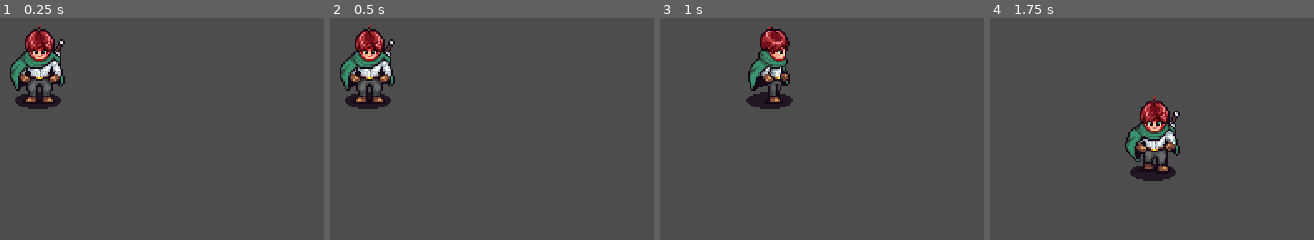
Above: before the commit, frames 1-4 (left to right).
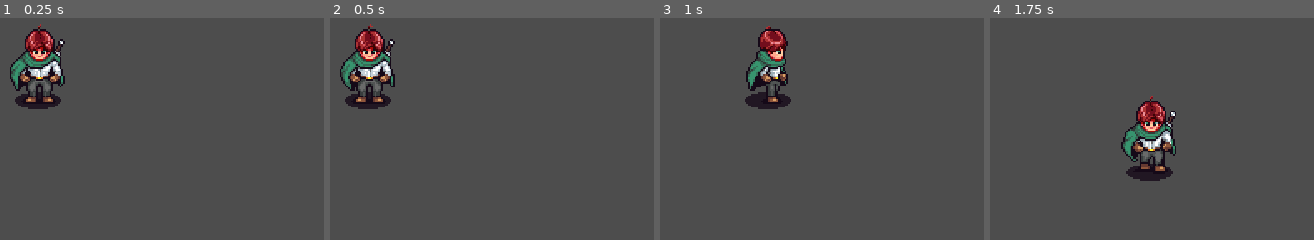
Above: after the commit, the same moments.

Repository: MindlessMuse666/action-rpg-game
Game: Godot game, scene res://assets/scenes/levels/playground.tscn
The game is run twice, just before and just after one commit, with the same random seed, the same clock (stepped at 60 frames per second) and the same inputs.
Inputs:
- Up to frame 1 (0.25 s): no input
- Up to frame 2 (0.5 s): no input
- Up to frame 3 (1 s): tap Enter at 0.5 s; hold Right (right) from 0.53 s (still down)
- Up to frame 4 (1.75 s): release Right (right) at 1.28 s; hold Down (down) from 1.28 s (still down)

Frame 1 is identical in both runs. In frame 2, 0.2% of the frame differs, in the area x 3-21%, y 3-33%; in frame 3, 1.9%; in frame 4, 3.3%, in the area x 40-59%, y 35-74%.

Commit message:
feat, refactor, documentation
1. Создан класс `PlayerStateMachine`, основанный на паттерне 'State Machine', который будет отвечать за динамическую смену состояния игрока.
2. Создан класс-родитель для состояний игрока.
3. Создан дочерний класс состояния игрока 'idle'.
4. Создан дочерний класс состояния игрока 'walk'.
5. Теперь при бездействии и передвижении персонажа его анимации отображаются корректно и динамично.
6. Создан класс `GlobalConstants`, который будет ответственен за хранение констант (названия сцен, анимации, предметов, врагов и т.д.).
7. Проведён рефакторинг иерархии папок и объектов в папке 'res://'.
8. Начато ведение документации классов и их методов на русском и английском языках.
---
1. Created a `PlayerStateMachine` class based on the ‘State Machine’ pattern, which will be responsible for dynamically changing the player's state.
2. Created a parent class for player states.
3. Created a child class of player state ‘idle’.
4. Created child class of player state ‘walk’.
5. Now when a character is idle and moving, its animations are displayed correctly and dynamically.
6. Created `GlobalConstants` class, which will be responsible for storing constants (scene names, animations, items, enemies, etc).
7. Refactoring of the hierarchy of folders and objects in the ‘res://’ folder.
8. Started maintaining documentation of classes and their methods in Russian and English.

Diff:
--- a/entities/player/player.tscn
+++ b/entities/player/player.tscn
@@ -1,7 +1,10 @@
-[gd_scene load_steps=12 format=3 uid="uid://cwl5fkbklar7o"]
+[gd_scene load_steps=15 format=3 uid="uid://cwl5fkbklar7o"]
 
 [ext_resource type="Script" path="res://scripts/player/player.gd" id="1_6k2rm"]
 [ext_resource type="Texture2D" uid="uid://bpu7ksvkriyr8" path="res://assets/sprites/player/ExamplePlayerSprite.png" id="1_14w5e"]
+[ext_resource type="Script" path="res://scripts/player/player_state/player_state_machine.gd" id="3_b7t58"]
+[ext_resource type="Script" path="res://scripts/player/player_state/player_state_idle.gd" id="4_dqxq5"]
+[ext_resource type="Script" path="res://scripts/player/player_state/player_state_walk.gd" id="5_mjmgl"]
 
 [sub_resource type="CircleShape2D" id="CircleShape2D_rf8ac"]
 
@@ -155,3 +158,12 @@
 libraries = {
 "": SubResource("AnimationLibrary_1cd0u")
 }
+
+[node name="state_machine" type="Node" parent="."]
+script = ExtResource("3_b7t58")
+
+[node name="idle" type="Node" parent="state_machine"]
+script = ExtResource("4_dqxq5")
+
+[node name="walk" type="Node" parent="state_machine"]
+script = ExtResource("5_mjmgl")
--- a/project.godot
+++ b/project.godot
@@ -15,6 +15,10 @@
 config/features=PackedStringArray("4.3", "Forward Plus")
 config/icon="res://icon.svg"
 
+[autoload]
+
+global_constants="*res://scripts/global_scripts/global_constants.gd"
+
 [display]
 
 window/size/viewport_width=480
@@ -30,7 +34,7 @@
 
 [editor_plugins]
 
-enabled=PackedStringArray("res://addons/gdscript_formatter/plugin.cfg")
+enabled=PackedStringArray()
 
 [file_customization]
 
@@ -42,7 +46,8 @@
 "res://entities/": "blue",
 "res://entities/player/": "red",
 "res://scripts/": "green",
-"res://scripts/player/": "red"
+"res://scripts/player/": "red",
+"res://scripts/player/player_state/": "blue"
 }
 
 [input]
--- /dev/null
+++ b/scripts/global_scripts/global_constants.gd
@@ -0,0 +1,9 @@
+""" Static class with global vars (names of scenes, animations, items, enemies, etc). """
+""" Статический класс с глобальными переменными (названия сцен, анимаций, предметов, врагов и т.д.) """
+class_name GlobalConstants extends Node
+
+
+
+""" Animation / Анимации """
+const idle: String = "idle"
+const walk: String = "walk"
--- a/scripts/player/player.gd
+++ b/scripts/player/player.gd
@@ -1,24 +1,24 @@
+""" Class which is responsible for the player's behaviour and reaction to triggers """
+""" Класс, который отвечает за поведение игрока и его реакцию на триггеры """
 class_name Player extends CharacterBody2D
 
 
 
-@export var move_speed: float = 100.0
-
-
 @onready var animation: AnimationPlayer = $animation
 @onready var sprite: Sprite2D = $sprite
-
+@onready var state_machine: PlayerStateMachine = $state_machine
 
 var cardinal_direction: Vector2 = Vector2.DOWN
 var direction: Vector2 = Vector2.ZERO
-var current_state: String = "idle"
 
+
+
+func _ready() -> void:
+	state_machine.initialize(self)
 
 
 func _process(_delta: float) -> void:
 	_move()
-	_update_animation()
-
 
 
 func _physics_process(_delta: float) -> void:
@@ -26,33 +26,15 @@
 
 
 
-func _move() -> void:
-	direction.x = Input.get_action_strength("right") - Input.get_action_strength("left")
-	direction.y = Input.get_action_strength("down") - Input.get_action_strength("up")
-
-	velocity = direction * move_speed
+func update_animation(state: String) -> void:
+	""" Animation update. """
+	""" Обновление анимации. """
+	animation.play(state + "_" + _get_animation_direction())
 
 
-
-func _update_animation() -> void:
-	if _set_state() || _set_direction():
-		animation.play(current_state + "_" + _get_animation_direction())
-
-
-
-func _set_state() -> bool:
-	var new_state: String = "idle" if direction == Vector2.ZERO else "walk"
-
-	if new_state == current_state:
-		return false
-
-	current_state = new_state
-
-	return true
-
-
-
-func _set_direction() -> bool:
+func set_direction() -> bool:
+	""" Function which returns `true` and updates the player's direction if it has changed. """
+	""" Функция, которая возвращает true и обновляет направление игрока, если оно изменилось. """
 	var new_direction: Vector2 = cardinal_direction
 
 	if direction == Vector2.ZERO:
@@ -72,8 +54,16 @@
 	return true
 
 
+func _move() -> void:
+	""" Player movement which is based on an Input System. """
+	""" Передвижение игрока, основанное на Input System. """
+	direction.x = Input.get_action_strength("right") - Input.get_action_strength("left")
+	direction.y = Input.get_action_strength("down") - Input.get_action_strength("up")
+
 
 func _get_animation_direction() -> String:
+	""" Function which returns a string defining the direction for the animation. """
+	""" Функция, возвращающая строку, определяющую направление для анимации. """
 	if cardinal_direction == Vector2.DOWN:
 		return "down"
 	elif cardinal_direction == Vector2.UP:
@@ -82,7 +72,7 @@
 		return "side"
 
 
-
-"""Flip sprite if cardinal_direction has been changed."""
 func _flip_sprite() -> void:
+	""" Sprite flip when the player turns. """
+	""" Поворот спрайта на 180° при повороте игрока. """
 	sprite.scale.x = -1 if cardinal_direction == Vector2.LEFT else 1
--- /dev/null
+++ b/scripts/player/player_state/player_state.gd
@@ -0,0 +1,32 @@
+""" Parent-class which controls the player's states. """
+""" Класс-родитель, который управляет состояниями игрока. """
+class_name PlayerState extends Node
+
+
+
+static var player: Player
+
+
+
+func state_process(_delta: float) -> PlayerState:
+	return null
+
+
+func state_physics_process(_delta: float) -> PlayerState:
+	return null
+
+
+""" Procedure which is called when entering an idle state. """
+""" Процедура, которая выполняется при входе в состояние бездействия. """
+func enter() -> void:
+	pass
+
+
+""" Procedure that is called when the idle state is exited. """
+""" Процедура, которая выполняется при выходе из состояния бездействия. """
+func exit() -> void:
+	pass
+
+
+func handle_input(_event: InputEvent) -> PlayerState:
+	return null
--- /dev/null
+++ b/scripts/player/player_state/player_state_idle.gd
@@ -0,0 +1,36 @@
+""" PlayerState's child-class which manages the player's idle state. """
+""" Дочерний класс PlayerState, который управляет состоянием бездействия игрока. """
+class_name PlayerStateIdle extends PlayerState
+
+
+
+@onready var walk: PlayerState = $"../walk"
+
+
+
+func state_process(_delta: float) -> PlayerState:
+	if player.direction != Vector2.ZERO:
+		return walk
+
+	player.velocity = Vector2.ZERO
+	return null
+
+
+func state_physics_process(_delta: float) -> PlayerState:
+	return null
+
+
+""" Procedure which is called when entering an idle state. """
+""" Процедура, которая выполняется при входе в состояние бездействия. """
+func enter() -> void:
+	player.update_animation(GlobalConstants.idle)
+
+
+""" Procedure that is called when the idle state is exited. """
+""" Процедура, которая выполняется при выходе из состояния бездействия. """
+func exit() -> void:
+	pass
+
+
+func handle_input(_event: InputEvent) -> PlayerState:
+	return null
--- /dev/null
+++ b/scripts/player/player_state/player_state_machine.gd
@@ -0,0 +1,56 @@
+""" Сlass of interaction of player states with each other, based on the ‘State Machine’ pattern. """
+""" Класс взаимодействия состояний игрока друг с другом, основанный на паттерне ’State Machine’. """
+class_name PlayerStateMachine extends Node
+
+
+
+var states: Array[PlayerState]
+var previous_state: PlayerState
+var current_state: PlayerState
+
+
+
+func _ready() -> void:
+	process_mode = Node.PROCESS_MODE_DISABLED
+
+
+func _process(_delta: float) -> void:
+	_change_state(current_state.state_process(_delta))
+
+
+func _physics_process(_delta: float) -> void:
+	_change_state(current_state.state_physics_process(_delta))
+
+
+func _unhandled_input(event: InputEvent) -> void:
+	_change_state(current_state.handle_input(event))
+
+
+
+func initialize(_player: Player) -> void:
+	""" Player's state-machine initialisation procedure. """
+	""" Процедура инициализвации машины состояний игрока. """
+	states = []
+
+	for clild in get_children():
+		if clild is PlayerState:
+			states.append(clild)
+
+	if states.size() > 0:
+		states[0].player = _player
+		_change_state(states[0])
+		process_mode = Node.PROCESS_MODE_INHERIT
+
+
+func _change_state(new_state: PlayerState) -> void:
+	""" Procedure for valid player state change. """
+	""" Процедура валидной смены состояния игрока. """
+	if new_state == null or new_state == current_state:
+		return
+
+	if current_state:
+		current_state.exit()
+
+	previous_state = current_state
+	current_state = new_state
+	current_state.enter()
--- /dev/null
+++ b/scripts/player/player_state/player_state_walk.gd
@@ -0,0 +1,42 @@
+""" State's child-class which manages the player's walk state. """
+""" Дочерний класс State, который управляет состоянием движения игрока. """
+class_name PlayerStateWalk extends PlayerState
+
+
+
+@export var movement_speed: float = 100.0
+
+@onready var idle: PlayerState = $"../idle"
+
+
+
+func state_process(_delta: float) -> PlayerState:
+	if player.direction == Vector2.ZERO:
+		return idle
+
+	player.velocity = player.direction * movement_speed
+
+	if player.set_direction():
+		player.update_animation(GlobalConstants.walk)
+
+	return null
+
+
+func state_physics_process(_delta: float) -> PlayerState:
+	return null
+
+
+""" Procedure which is called when entering an walk state. """
+""" Процедура, которая выполняется при входе в состояние джижения. """
+func enter() -> void:
+	player.update_animation("walk")
+
+
+""" Procedure that is called when the walk state is exited. """
+""" Процедура, которая выполняется при выходе из состояния джижения. """
+func exit() -> void:
+	pass
+
+
+func handle_input(_event: InputEvent) -> PlayerState:
+	return null
